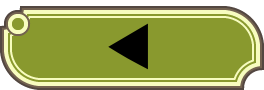
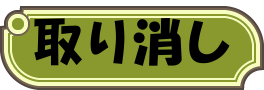
The second 264 x 90 image is a revision of the first. Changes to its layers:
added layer "取り消し" above "決定" over [left=34, top=18, right=230, bottom=66]
hid "◀" over [left=108, top=23, right=148, bottom=70]
